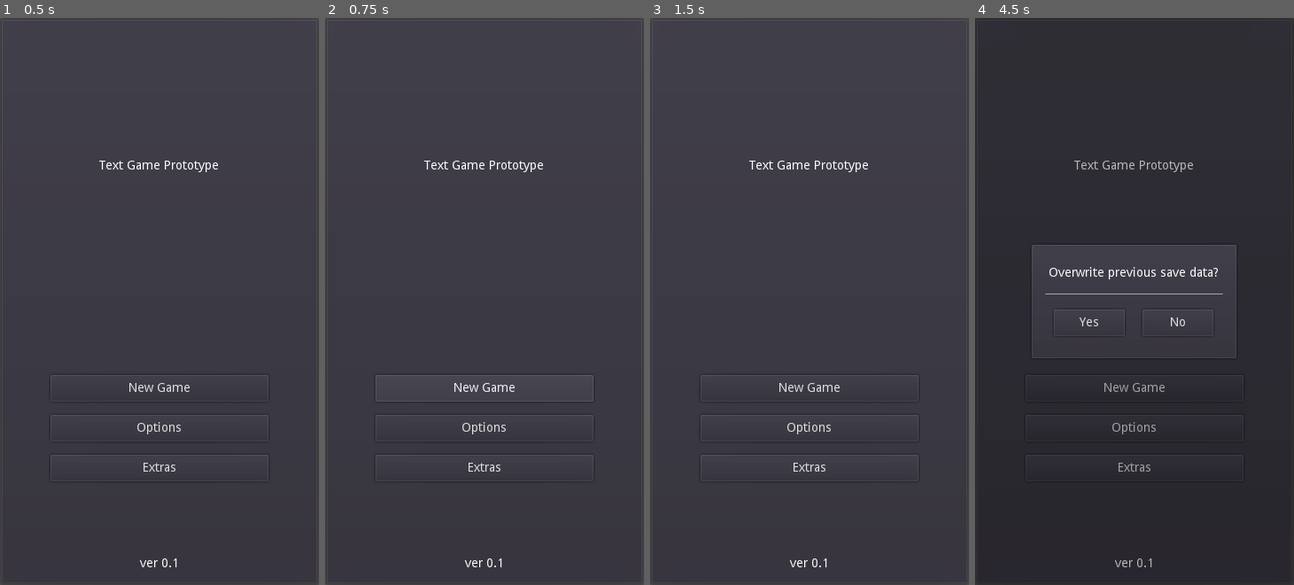
Above: before the commit, frames 1-4 (left to right).
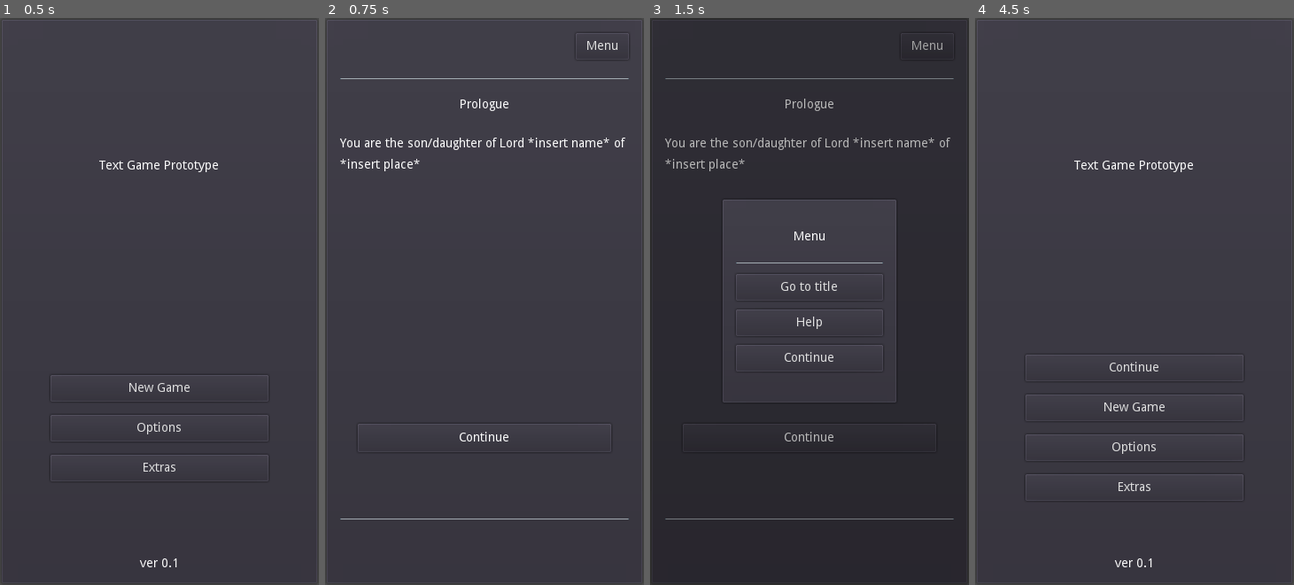
Above: after the commit, the same moments.

Repository: philipuriarte/A-Churchyard-of-Orphans
Game: Godot game, scene res://scenes/main.tscn
Two runs of this game, one before a commit and one after it. Both use one fixed random seed, a clock stepped at 60 frames per second and the inputs below.
Inputs (mouse positions are in pixels of both pictures, inside the frame that each line leads up to):
- Up to frame 1 (0.5 s): no input
- Up to frame 2 (0.75 s): click "New Game" at 0.5 s
- Up to frame 3 (1.5 s): click (927, 46) at 1.25 s, where only the run after the commit has a clickable "Menu"
- Up to frame 4 (4.5 s): click (1134, 324) at 2 s, where only the run after the commit has a clickable "Help"; click (1134, 386) at 2.75 s, where only the run before the commit has a clickable "New Game"; click (1089, 324) at 3.5 s, where only the run before the commit has a clickable "Yes"; click (1134, 290) at 4.25 s, where only the run after the commit has a clickable "Go to title"

Frame 1 is identical in both runs. In frame 2, 2.4% of the frame differs, in the area x 4-96%, y 4-97%; in frame 3, 5.6%; in frame 4, 6.0%, in the area x 0-100%, y 0-97%.

Commit message:
Move game_screen, pop_menu, story_display, choice button scenes to game_screen folder

Diff:
--- a/logic/title_screen/popup_confirm.gd
+++ b/logic/title_screen/popup_confirm.gd
@@ -7,7 +7,7 @@
 func _on_YesButton_pressed() -> void:
 	NEW_SAVEGAME.write_savegame()
 	# warning-ignore:return_value_discarded
-	get_tree().change_scene("res://scenes/game_screen.tscn")
+	get_tree().change_scene("res://scenes/game_screen/game_screen.tscn")
 
 
 # Close PopupConfirm
--- a/logic/title_screen/title_screen.gd
+++ b/logic/title_screen/title_screen.gd
@@ -20,7 +20,7 @@
 # Change scene to game_screen
 func _on_ContinueButton_pressed() -> void:
 	# warning-ignore:return_value_discarded
-	get_tree().change_scene("res://scenes/game_screen.tscn")
+	get_tree().change_scene("res://scenes/game_screen/game_screen.tscn")
 
 
 # Check if save_game exists, true: open PopupConfirm, false: write new save_game file and change scene to game_screen
@@ -30,7 +30,7 @@
 	else:
 		NEW_SAVEGAME.write_savegame()
 		# warning-ignore:return_value_discarded
-		get_tree().change_scene("res://scenes/game_screen.tscn")
+		get_tree().change_scene("res://scenes/game_screen/game_screen.tscn")
 
 
 # Change scene to option_screen
--- a/scenes/game_screen.tscn
+++ b/scenes/game_screen/game_screen.tscn
@@ -1,8 +1,8 @@
 [gd_scene load_steps=4 format=2]
 
 [ext_resource path="res://logic/game_screen/game_screen.gd" type="Script" id=1]
-[ext_resource path="res://scenes/story_display.tscn" type="PackedScene" id=2]
-[ext_resource path="res://scenes/popup_menu.tscn" type="PackedScene" id=3]
+[ext_resource path="res://scenes/game_screen/story_display.tscn" type="PackedScene" id=2]
+[ext_resource path="res://scenes/game_screen/popup_menu.tscn" type="PackedScene" id=3]
 
 [node name="GameScreen" type="PanelContainer"]
 anchor_right = 1.0
--- /dev/null
+++ b/scenes/game_screen/popup_menu.tscn
@@ -0,0 +1,87 @@
+[gd_scene load_steps=2 format=2]
+
+[ext_resource path="res://logic/game_screen/popup_menu.gd" type="Script" id=1]
+
+[node name="PopupMenu" type="Popup"]
+anchor_right = 1.0
+anchor_bottom = 1.0
+rect_min_size = Vector2( 360, 640 )
+script = ExtResource( 1 )
+
+[node name="Overlay" type="ColorRect" parent="."]
+anchor_right = 1.0
+anchor_bottom = 1.0
+mouse_filter = 1
+color = Color( 0, 0, 0, 0.27451 )
+
+[node name="MenuScreenContainer" type="CenterContainer" parent="."]
+anchor_right = 1.0
+anchor_bottom = 1.0
+mouse_filter = 2
+
+[node name="MenuScreen" type="PanelContainer" parent="MenuScreenContainer"]
+margin_left = 80.0
+margin_top = 211.0
+margin_right = 280.0
+margin_bottom = 429.0
+rect_min_size = Vector2( 200, 218 )
+
+[node name="MenuMargin" type="MarginContainer" parent="MenuScreenContainer/MenuScreen"]
+margin_left = 7.0
+margin_top = 7.0
+margin_right = 193.0
+margin_bottom = 226.0
+custom_constants/margin_right = 10
+custom_constants/margin_top = 30
+custom_constants/margin_left = 10
+custom_constants/margin_bottom = 30
+
+[node name="MenuContainer" type="VBoxContainer" parent="MenuScreenContainer/MenuScreen/MenuMargin"]
+margin_left = 10.0
+margin_top = 30.0
+margin_right = 176.0
+margin_bottom = 189.0
+custom_constants/separation = 10
+
+[node name="MenuLabel" type="Label" parent="MenuScreenContainer/MenuScreen/MenuMargin/MenuContainer"]
+margin_right = 166.0
+margin_bottom = 25.0
+rect_min_size = Vector2( 0, 25 )
+text = "Menu"
+align = 1
+
+[node name="MenuSeparator" type="HSeparator" parent="MenuScreenContainer/MenuScreen/MenuMargin/MenuContainer"]
+margin_top = 35.0
+margin_right = 166.0
+margin_bottom = 39.0
+
+[node name="TitleButton" type="Button" parent="MenuScreenContainer/MenuScreen/MenuMargin/MenuContainer"]
+margin_top = 49.0
+margin_right = 166.0
+margin_bottom = 79.0
+rect_min_size = Vector2( 0, 30 )
+focus_mode = 0
+enabled_focus_mode = 0
+text = "Go to title"
+
+[node name="HelpButton" type="Button" parent="MenuScreenContainer/MenuScreen/MenuMargin/MenuContainer"]
+margin_top = 89.0
+margin_right = 166.0
+margin_bottom = 119.0
+rect_min_size = Vector2( 0, 30 )
+focus_mode = 0
+enabled_focus_mode = 0
+text = "Help"
+
+[node name="ContinueButton" type="Button" parent="MenuScreenContainer/MenuScreen/MenuMargin/MenuContainer"]
+margin_top = 129.0
+margin_right = 166.0
+margin_bottom = 159.0
+rect_min_size = Vector2( 0, 30 )
+focus_mode = 0
+enabled_focus_mode = 0
+text = "Continue"
+
+[connection signal="gui_input" from="Overlay" to="." method="_on_Overlay_gui_input"]
+[connection signal="pressed" from="MenuScreenContainer/MenuScreen/MenuMargin/MenuContainer/TitleButton" to="." method="_on_TitleButton_pressed"]
+[connection signal="pressed" from="MenuScreenContainer/MenuScreen/MenuMargin/MenuContainer/ContinueButton" to="." method="_on_ContinueButton_pressed"]
--- a/scenes/story_display.tscn
+++ b/scenes/game_screen/story_display.tscn
@@ -1,6 +1,6 @@
 [gd_scene load_steps=3 format=2]
 
-[ext_resource path="res://scenes/choice_button.tscn" type="PackedScene" id=1]
+[ext_resource path="res://scenes/game_screen/choice_button.tscn" type="PackedScene" id=1]
 [ext_resource path="res://logic/game_screen/story_display.gd" type="Script" id=3]
 
 [node name="StoryContainer" type="VBoxContainer"]
Renamed: scenes/choice_button.tscn -> scenes/game_screen/choice_button.tscn
